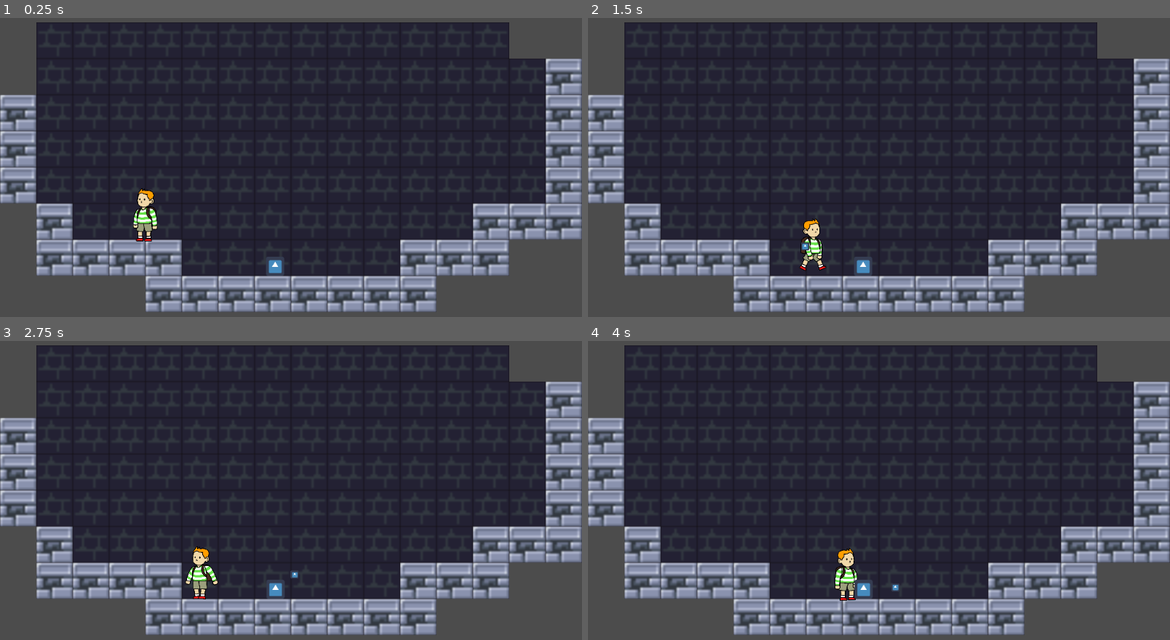
Above: before the commit, frames 1-4 (two rows, left to right).
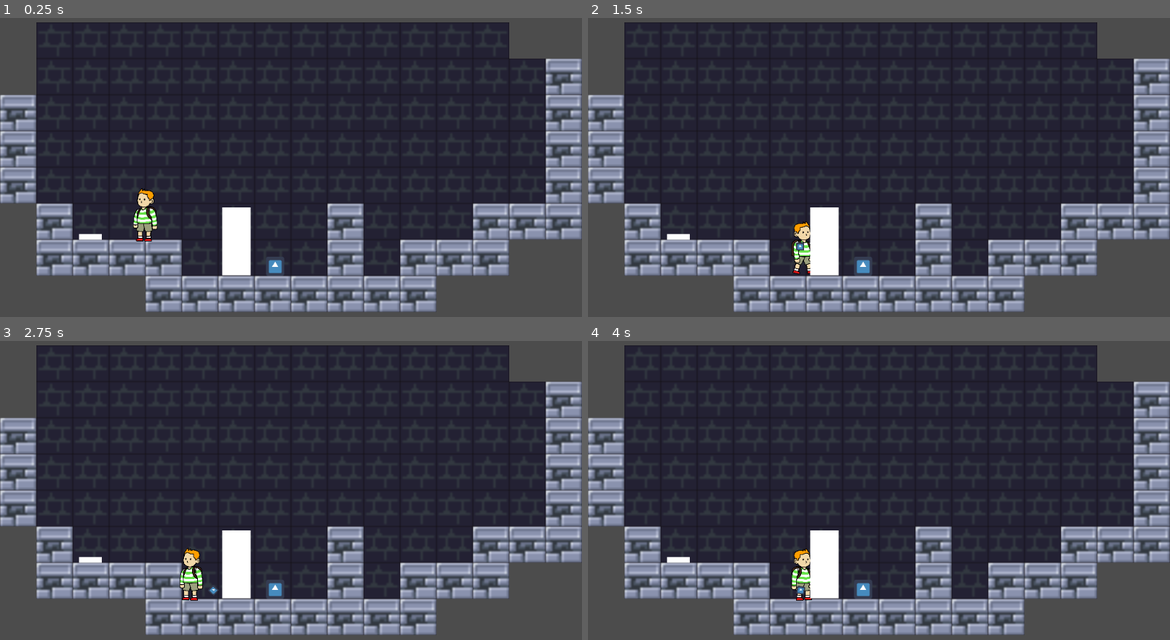
Above: after the commit, the same moments.

Repository: FavouredFool/special-disco
Game: Godot game, scene res://Scenes/Main.tscn
Same seed, same stepped clock (60 frames per second), same inputs: the game is played once before the commit and once after it. The engine's default icon, where the game draws it, is replaced by a stand-in: a white triangle on a blue panel in a dark square.
Inputs (mouse positions are in pixels of both pictures, inside the frame that each line leads up to):
- Up to frame 1 (0.25 s): no input
- Up to frame 2 (1.5 s): move the mouse to (1007, 137) at 0.52 s; hold D (move_right) from 0.53 s (still down); click (1007, 137) at 0.6 s; tap Space (jump) at 0.77 s; move the mouse to (762, 173) at 1.27 s; click (762, 173) at 1.35 s
- Up to frame 3 (2.75 s): tap Space (jump) at 1.52 s; move the mouse to (349, 403) at 2.02 s; release D (move_right) at 2.03 s; hold A (move_left) from 2.03 s (still down); click (349, 403) at 2.1 s
- Up to frame 4 (4 s): move the mouse to (849, 547) at 2.77 s; release A (move_left) at 2.78 s; hold D (move_right) from 2.78 s (still down); click (849, 547) at 2.85 s; tap Space (jump) at 3.02, 3.77 s; move the mouse to (1053, 529) at 3.52 s; click (1053, 529) at 3.6 s

The runs differ from the first frame. In frame 1, 2.7% of the frame differs, in the area x 13-63%, y 61-87%; in frame 2, 3.0%; in frame 3, 3.5%; in frame 4, 3.6%.

Commit message:
feat: Added Button and Door

Diff:
--- a/Levels/Level_X.tscn
+++ b/Levels/Level_X.tscn
@@ -1,9 +1,11 @@
-[gd_scene load_steps=8 format=2]
+[gd_scene load_steps=10 format=2]
 
 [ext_resource path="res://Scenes/Player.tscn" type="PackedScene" id=1]
 [ext_resource path="res://Scenes/BallSpawner.tscn" type="PackedScene" id=2]
 [ext_resource path="res://Scenes/Dog.tscn" type="PackedScene" id=3]
 [ext_resource path="res://tileset.png" type="Texture" id=4]
+[ext_resource path="res://Scenes/Door.tscn" type="PackedScene" id=5]
+[ext_resource path="res://Scenes/Button.tscn" type="PackedScene" id=6]
 
 [sub_resource type="ConvexPolygonShape2D" id=4]
 points = PoolVector2Array( 0, 0, 16, 0, 16, 16, 0, 16 )
@@ -61,7 +63,7 @@
 collision_layer = 2
 collision_mask = 0
 format = 1
-tile_data = PoolIntArray( 65537, 1, 0, 65538, 1, 0, 65539, 1 …(1097 unchanged characters)…  0, 393223, 1, 0, 393224, 1, 0, 393225, 1, 0, 393226, 1, 0, 393227, 1, 0, 393228, 1, 0, 393229, 0, 0, 393230, 0, 0, 393231, 0, 0, 458753, 0, 0, 458754, 0, 0, 458755, 0, 0, 458756, 0, 0, 458757, 1, 0, 458758, 1, 0, 458759, 1, 0, 458760, 1, 0, 458761, 1, 0, 458762, 1, 0, 458763, 0, 0, 458764, …(133 unchanged characters)…
+tile_data = PoolIntArray( 65537, 1, 0, 65538, 1, 0, 65539, 1 …(1097 unchanged characters)…  0, 393223, 1, 0, 393224, 1, 0, 393225, 0, 0, 393226, 1, 0, 393227, 1, 0, 393228, 1, 0, 393229, 0, 0, 393230, 0, 0, 393231, 0, 0, 458753, 0, 0, 458754, 0, 0, 458755, 0, 0, 458756, 0, 0, 458757, 1, 0, 458758, 1, 0, 458759, 1, 0, 458760, 1, 0, 458761, 0, 0, 458762, 1, 0, 458763, 0, 0, 458764, …(133 unchanged characters)…
 
 [node name="Player" parent="." groups=["player"] instance=ExtResource( 1 )]
 position = Vector2( 255, 377 )
@@ -74,3 +76,12 @@
 _swap_offset = 15.0
 
 [node name="BallSpawner" parent="." instance=ExtResource( 2 )]
+
+[node name="Door" parent="." instance=ExtResource( 5 )]
+position = Vector2( 416, 451 )
+
+[node name="Button" parent="." instance=ExtResource( 6 )]
+position = Vector2( 159, 448 )
+
+[connection signal="button_pressed" from="Button" to="Door" method="_on_Button_button_pressed"]
+[connection signal="button_released" from="Button" to="Door" method="_on_Button_button_released"]
--- /dev/null
+++ b/Scenes/Button.tscn
@@ -0,0 +1,22 @@
+[gd_scene load_steps=3 format=2]
+
+[ext_resource path="res://Scripts/ButtonScript.gd" type="Script" id=1]
+
+[sub_resource type="RectangleShape2D" id=1]
+extents = Vector2( 20, 5 )
+
+[node name="Button" type="Node2D"]
+script = ExtResource( 1 )
+
+[node name="ColorRect" type="ColorRect" parent="."]
+margin_left = -20.0
+margin_top = -10.0
+margin_right = 20.0
+
+[node name="Area2D" type="Area2D" parent="."]
+collision_layer = 0
+collision_mask = 5
+
+[node name="CollisionShape2D" type="CollisionShape2D" parent="Area2D"]
+position = Vector2( 0, -5 )
+shape = SubResource( 1 )
--- /dev/null
+++ b/Scenes/Door.tscn
@@ -0,0 +1,25 @@
+[gd_scene load_steps=3 format=2]
+
+[ext_resource path="res://Scripts/DoorScript.gd" type="Script" id=1]
+
+[sub_resource type="RectangleShape2D" id=1]
+extents = Vector2( 5.68553, 8.38265 )
+
+[node name="Door" type="Node2D"]
+script = ExtResource( 1 )
+
+[node name="ColorRect" type="ColorRect" parent="."]
+margin_left = -25.0
+margin_top = -60.0
+margin_right = 25.0
+margin_bottom = 60.0
+
+[node name="StaticBody2D" type="StaticBody2D" parent="." groups=["EnvCollider"]]
+position = Vector2( -2, 0 )
+collision_layer = 2
+collision_mask = 0
+
+[node name="CollisionShape2D" type="CollisionShape2D" parent="StaticBody2D"]
+position = Vector2( 2, 2.02656e-06 )
+scale = Vector2( 4.39713, 7.15764 )
+shape = SubResource( 1 )
--- /dev/null
+++ b/Scripts/ButtonScript.gd
@@ -0,0 +1,11 @@
+extends Node2D
+
+signal button_pressed
+signal button_released
+
+func _physics_process(delta):
+	if $Area2D.get_overlapping_bodies().size() > 0:
+		for col in $Area2D.get_overlapping_bodies():
+			emit_signal("button_pressed")
+	else:
+		emit_signal("button_released")
--- /dev/null
+++ b/Scripts/DoorScript.gd
@@ -0,0 +1,10 @@
+extends Node2D
+
+func _on_Button_button_pressed():
+	$StaticBody2D/CollisionShape2D.disabled = true
+	$ColorRect.visible = false
+
+
+func _on_Button_button_released():
+	$StaticBody2D/CollisionShape2D.disabled = false
+	$ColorRect.visible = true
